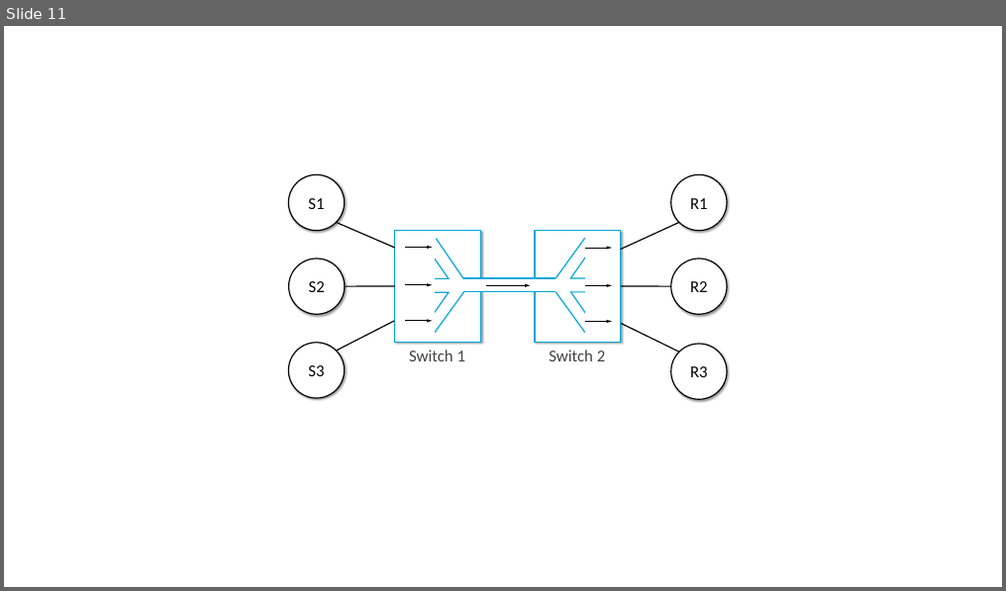
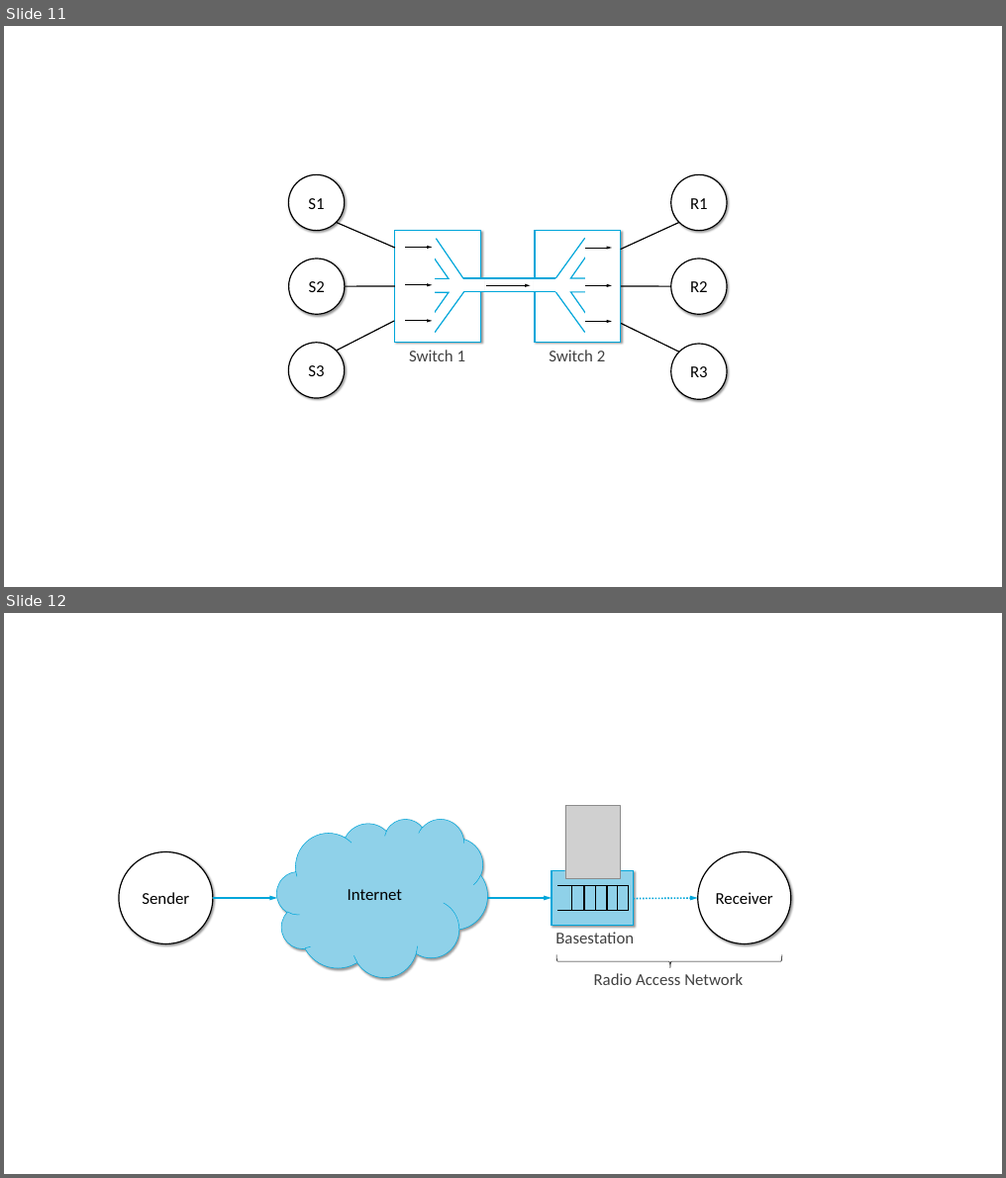
Before and after one commit to SystemsApproach/tcpcc, a slide deck: figures/Figure-sources.pptx. Shown one above the other, each under a label of ours: slide 11 before the commit, slides 11 and 12 after it. The pictures are 1006x591 and 1006x1178 pixels, drawn with LibreOffice and Linux fonts; fonts in the diff are those of the drawing; grey boxes stand for pictures. Boxes give left, top, right and bottom in pixels: in the first picture for what was removed or moved away, otherwise in the second. Text is boxed around its words. In the diff, an @@ line names an element or a change of style, - is before the commit and + after.

```diff
--- a/figures/Figure-sources.pptx
+++ b/figures/Figure-sources.pptx
@@ slide 12 added at [4, 613, 1002, 1174], background #FFFFFF @@
@@ cloud added at [277, 819, 487, 977], fill #8FD1E9, outline #00A6DA 1 pt, 32 pt, text #000000 @@
+Internet
@@ group added at [551, 805, 633, 925]: 6 lines, 2 rectangles, 1 picture @@
@@ ellipse added at [119, 853, 213, 944], fill #FFFFFF, outline #000000 2.25 pt, 32 pt, text #000000 @@
+Sender
@@ ellipse added at [698, 853, 791, 944], fill #FFFFFF, outline #000000 2.25 pt, 32 pt, text #000000 @@
+Receiver
@@ arrow added from (213, 898) to (277, 898), #00A6DA 3 pt @@
@@ arrow added from (487, 898) to (551, 898), #00A6DA 3 pt @@
@@ arrow added from (633, 898) to (698, 898), #00A6DA 3 pt dashed @@
@@ text added at [555, 932, 634, 944], 32 pt, text #414141 @@
+Basestation
@@ right brace added at [556, 955, 782, 968], outline #000000 1 pt @@
@@ text added at [594, 973, 743, 985], 32 pt, text #414141 @@
+Radio Access Network
```
Also in this commit, not shown: 3 other files.
